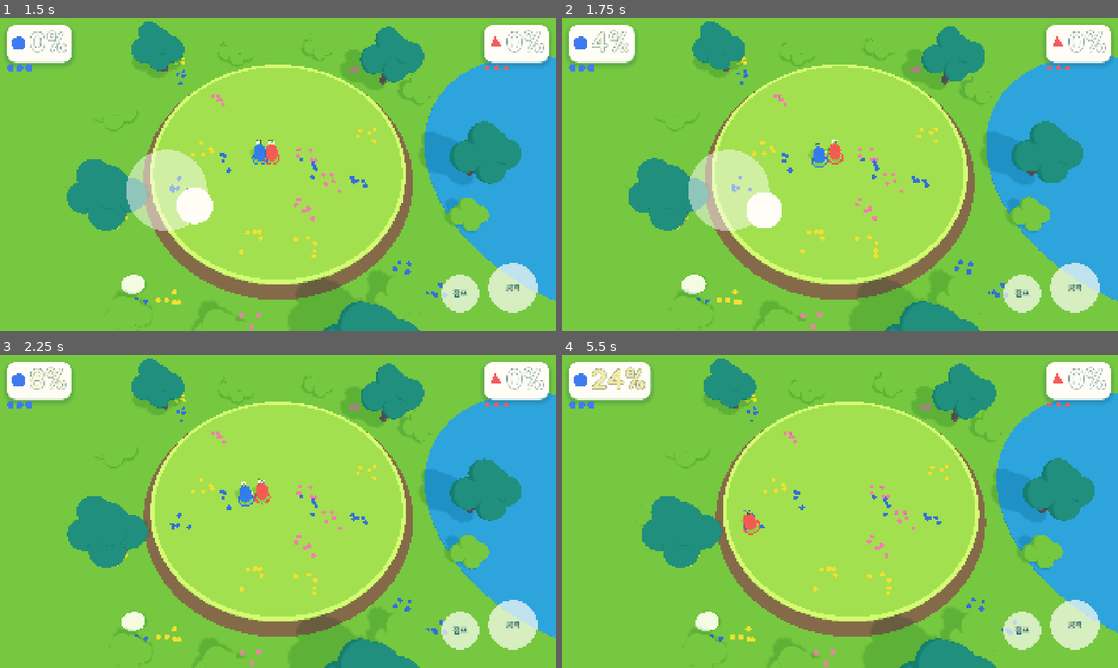
Above: before the commit, frames 1-4 (two rows, left to right).
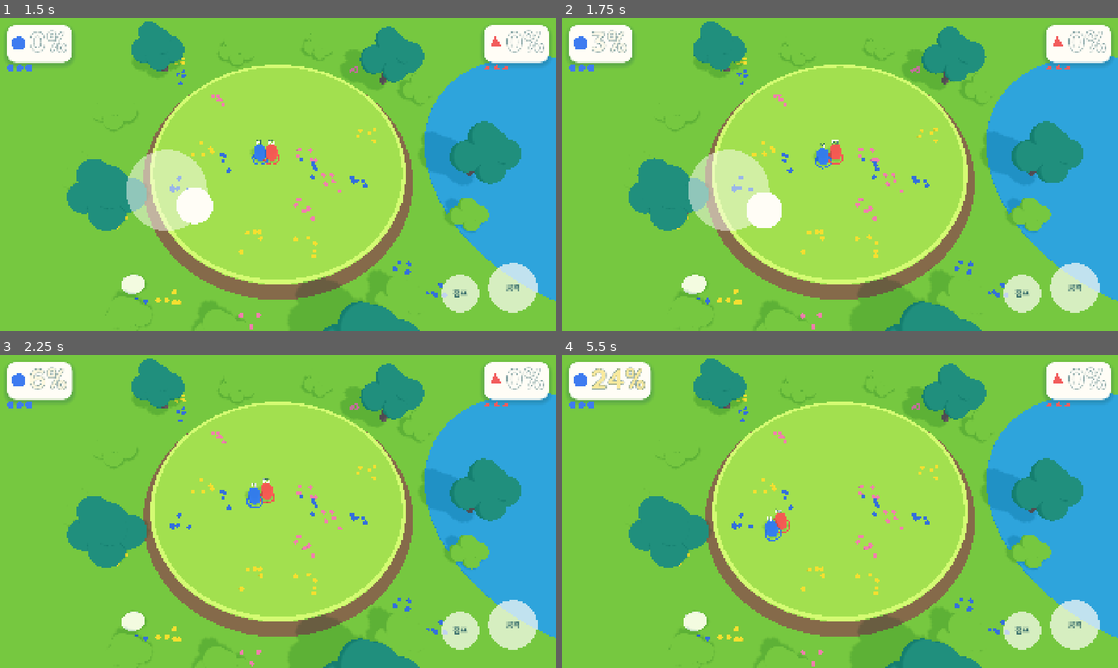
Above: after the commit, the same moments.

Repository: UICHEOL-HWANG/TheBrawlGuys
Game: Godot game, scene res://src/main/main.tscn
The game is run twice, just before and just after one commit, with the same random seed, the same clock (stepped at 60 frames per second) and the same inputs.
Inputs (mouse positions are in pixels of both pictures, inside the frame that each line leads up to):
- Up to frame 1 (1.5 s): tap Enter (ui_accept) at 0.5 s; move the mouse to (400, 158) at 0.52 s; hold D (p1_right) 0.53-1.25 s; tap U (p1_grab) at 0.6 s; click (400, 158) at 0.67 s; tap Space (p1_jump) at 0.77 s; drag from (166, 190) to (250, 237) at 1.27 s
- Up to frame 2 (1.75 s): no input
- Up to frame 3 (2.25 s): move the mouse to (333, 442) at 2.02 s; hold D (p1_right) from 2.03 s (still down); tap K (p1_heavy) at 2.1 s
- Up to frame 4 (5.5 s): release D (p1_right) at 2.75 s; drag from (812, 574) to (673, 464) at 2.77 s; move the mouse to (1006, 558) at 3.52 s; hold A (p1_left) 3.53-4.25 s; hold Shift 3.53-4.25 s; tap Space (p1_jump) at 3.77 s; drag from (673, 464) to (756, 433) at 4.27 s; move the mouse to (867, 511) at 5.02 s; hold S (p1_down) from 5.03 s (still down); tap Ctrl at 5.1 s; click (867, 511) at 5.17 s

Frame 1 is identical in both runs. In frame 2, 1.0% of the frame differs, in the area x 5-93%, y 1-100%; in frame 3, 0.8%; in frame 4, 14%, in the area x 12-100%, y 1-100%.

Commit message:
feat: add three-hit light combo with input buffer
GOLDEN_HASH regenerated: a single light press is now a link hit (context E1).

Co-Authored-By: Claude Sonnet 5.5 <noreply@anthropic.com>

Diff:
--- a/src/debug/feel_scenario.gd
+++ b/src/debug/feel_scenario.gd
@@ -1,8 +1,9 @@
 class_name FeelScenario
 extends RefCounted
-## The Phase 1 feel check (PRD §1.1 "과장된 넉백"): a target standing halfway between the
-## arena center and edge takes one light attack at the given damage %. Shared by the
-## regression test and scripts/tune_knockback.gd so both measure the same thing.
+## The feel check (PRD §1.1 "과장된 넉백"): a target standing halfway between the arena center
+## and edge takes the full three-hit light combo starting at the given damage % (context E1:
+## hits 1-2 are links, hit 3 is the Phase 1 light attack). Shared by the regression test and
+## scripts/tune_knockback.gd so both measure the same thing.
 
 const TARGET_DISTANCE_RATIO := 0.5
 const MAX_TICKS := 600
@@ -17,12 +18,16 @@
 	var attacker := w.fighters[0]
 	attacker.pos = target.pos - Vector3(ATTACKER_GAP, 0, 0)
 	attacker.facing = Vector3(1, 0, 0)
-	var swing: Array[InputFrame] = [InputFrame.make(0, 0, false, true), InputFrame.neutral()]
-	w.tick(swing)
-	var idle: Array[InputFrame] = [InputFrame.neutral(), InputFrame.neutral()]
-	for i: int in MAX_TICKS:
-		w.tick(idle)
+	for t: int in MAX_TICKS:
+		var inputs: Array[InputFrame] = [InputFrame.make(0, 0, false, combo_press(t, attacker)), InputFrame.neutral()]
+		w.tick(inputs)
 		for e: Dictionary in w.state_view()["events"]:
 			if e["type"] == "ringout" and int(e["id"]) == 1:
 				return true
 	return false
+
+
+## Presses light on the first tick and on every tick of a chainable hit, so the combo runs to
+## the finisher and stops there.
+static func combo_press(t: int, attacker: Fighter) -> bool:
+	return t == 0 or (attacker.state == Fighter.State.ATTACK and AttackSet.is_light_chainable(attacker.attack_kind))
--- a/src/debug/ringout_demo.gd
+++ b/src/debug/ringout_demo.gd
@@ -1,6 +1,6 @@
 extends "res://src/main/main.gd"
-## Phase 1 evidence scene: the bot stands at 100% halfway to the edge and the player lands one
-## light attack at tick 60. Used for the ring-out video and key frames (PHASES Phase 1).
+## Phase 1/2 evidence scene: the bot stands at 100% halfway to the edge and the player runs the
+## three-hit light combo from tick 60 (context E1). Used for the ring-out video and key frames.
 
 const DEMO_DAMAGE := 100.0
 const SWING_TICK := 60
@@ -19,6 +19,8 @@
 
 
 func _gather_inputs() -> Array[InputFrame]:
-	var swing := get_world().tick_count == SWING_TICK
-	var inputs: Array[InputFrame] = [InputFrame.make(0, 0, false, swing), InputFrame.neutral()]
+	var w := get_world()
+	var t := w.tick_count - SWING_TICK
+	var press := t >= 0 and FeelScenario.combo_press(t, w.fighters[LOCAL_PLAYER])
+	var inputs: Array[InputFrame] = [InputFrame.make(0, 0, false, press), InputFrame.neutral()]
 	return inputs
--- /dev/null
+++ b/src/sim/actions.gd
@@ -0,0 +1,48 @@
+class_name Actions
+extends RefCounted
+## Control-state transitions (PRD §4.3): what a fighter that can act starts this tick and how a
+## running attack advances. Motion owns physics and calls into here. Later tasks add heavy
+## charge, guard, grab and bat swings to try_start.
+
+
+## Returns true when the fighter started an action this tick (movement is then skipped).
+static func try_start(f: Fighter, input: InputFrame, _config: GameConfig) -> bool:
+	if input.light:
+		start_attack(f, AttackSet.Kind.LIGHT_1)
+		return true
+	return false
+
+
+static func start_attack(f: Fighter, kind: int) -> void:
+	f.set_state(Fighter.State.ATTACK)
+	f.state_ticks = 0
+	f.attack_kind = kind
+	f.attack_ticks = 0
+	f.combo_queued = false
+	f.charge_mul = 1.0
+	f.hit_ids.clear()
+	if f.on_ground:
+		stop_horizontal(f)
+
+
+## One tick of a running attack. A light press while at most combo_buffer_ticks remain queues
+## the next light hit, which starts on the tick this one ends (context E2).
+static func step_attack(f: Fighter, input: InputFrame, config: GameConfig, attacks: AttackSet) -> void:
+	var attack := attacks.get_attack(f.attack_kind)
+	f.attack_ticks += 1
+	if f.on_ground:
+		stop_horizontal(f)
+	var left := attack.total_ticks() - f.attack_ticks
+	if input.light and AttackSet.is_light_chainable(f.attack_kind) and left <= config.combo_buffer_ticks:
+		f.combo_queued = true
+	if left > 0:
+		return
+	if f.combo_queued:
+		start_attack(f, f.attack_kind + 1)
+		return
+	f.set_state(Fighter.State.IDLE if f.on_ground else Fighter.State.AIR)
+
+
+static func stop_horizontal(f: Fighter) -> void:
+	f.vel.x = 0.0
+	f.vel.z = 0.0
--- a/src/sim/combat.gd
+++ b/src/sim/combat.gd
@@ -23,10 +23,13 @@
 	return attacker.pos + attacker.facing * attack.hitbox_forward + Vector3.UP * attack.hitbox_up
 
 
-static func resolve(fighters: Array[Fighter], attack: AttackData, config: GameConfig) -> Array[Dictionary]:
+static func resolve(fighters: Array[Fighter], attacks: AttackSet, config: GameConfig) -> Array[Dictionary]:
 	var events: Array[Dictionary] = []
 	for attacker: Fighter in fighters:
-		if attacker.state != Fighter.State.ATTACK or not attack.is_active(attacker.attack_ticks):
+		if attacker.state != Fighter.State.ATTACK or attacker.attack_kind == AttackSet.Kind.GRAB:
+			continue
+		var attack := attacks.get_attack(attacker.attack_kind)
+		if not attack.is_active(attacker.attack_ticks):
 			continue
 		var center := hitbox_center(attacker, attack)
 		var yaw := Collision.yaw_of(attacker.facing)
@@ -49,7 +52,7 @@
 	target.vel = launch_velocity(attacker.facing, attack, kb)
 	if target.vel.y > 0.0:
 		target.on_ground = false
-	target.hitstun_ticks = hitstun_ticks(kb, config)
+	target.hitstun_ticks = maxi(hitstun_ticks(kb, config), attack.min_hitstun_ticks)
 	target.attack_ticks = 0
 	target.hit_ids.clear()
 	target.set_state(Fighter.State.HITSTUN)
@@ -57,5 +60,5 @@
 	attacker.hitstop_ticks = attack.hitstop_ticks
 	return {
 		"type": "hit", "attacker": attacker.id, "target": target.id, "pos": at,
-		"knockback": kb, "hitstop_ticks": attack.hitstop_ticks,
+		"knockback": kb, "hitstop_ticks": attack.hitstop_ticks, "attack_kind": attacker.attack_kind,
 	}
--- a/src/sim/motion.gd
+++ b/src/sim/motion.gd
@@ -8,7 +8,7 @@
 const LAND_TOLERANCE := 0.05
 
 
-static func step(f: Fighter, input: InputFrame, config: GameConfig, attack: AttackData) -> void:
+static func step(f: Fighter, input: InputFrame, config: GameConfig, attacks: AttackSet) -> void:
 	if not f.is_alive():
 		return
 	if f.hitstop_ticks > 0:
@@ -20,9 +20,10 @@
 		Fighter.State.HITSTUN:
 			_step_hitstun(f, config)
 		Fighter.State.ATTACK:
-			_step_attack(f, attack)
+			Actions.step_attack(f, input, config, attacks)
 		_:
-			_step_control(f, input, config)
+			if not Actions.try_start(f, input, config):
+				_step_control(f, input, config)
 	_integrate(f, config)
 	f.state_ticks += 1
 
@@ -40,14 +41,6 @@
 
 
 static func _step_control(f: Fighter, input: InputFrame, config: GameConfig) -> void:
-	if input.light:
-		f.set_state(Fighter.State.ATTACK)
-		f.attack_ticks = 0
-		f.hit_ids.clear()
-		if f.on_ground:
-			f.vel.x = 0.0
-			f.vel.z = 0.0
-		return
 	var dir := Vector3(input.move_x, 0.0, input.move_z)
 	if dir.length() > 1.0:
 		dir = dir.normalized()
@@ -73,15 +66,6 @@
 		f.set_state(Fighter.State.MOVE)
 	else:
 		f.set_state(Fighter.State.IDLE)
-
-
-static func _step_attack(f: Fighter, attack: AttackData) -> void:
-	f.attack_ticks += 1
-	if f.on_ground:
-		f.vel.x = 0.0
-		f.vel.z = 0.0
-	if f.attack_ticks >= attack.total_ticks():
-		f.set_state(Fighter.State.IDLE if f.on_ground else Fighter.State.AIR)
 
 
 static func _step_hitstun(f: Fighter, config: GameConfig) -> void:
--- a/src/sim/world.gd
+++ b/src/sim/world.gd
@@ -31,12 +31,12 @@
 func tick(inputs: Array[InputFrame]) -> void:
 	_events = []
 	if not match_over:
-		var attack := AttackData.light_from(config)
+		var attacks := AttackSet.from_config(config)
 		for f: Fighter in fighters:
 			var input: InputFrame = inputs[f.id] if f.id < inputs.size() else InputFrame.neutral()
-			Motion.step(f, input, config, attack)
+			Motion.step(f, input, config, attacks)
 		Motion.separate(fighters, config)
-		_events.append_array(Combat.resolve(fighters, attack, config))
+		_events.append_array(Combat.resolve(fighters, attacks, config))
 		_events.append_array(Rules.apply(fighters, config))
 		var result := Rules.winner(fighters)
 		if result != Rules.ONGOING:
--- a/tests/replay/test_replay.gd
+++ b/tests/replay/test_replay.gd
@@ -7,7 +7,7 @@
 const SEED := 7
 const TICKS := 600
 const HALF := 300
-const GOLDEN_HASH := 1348917570
+const GOLDEN_HASH := 3432945736
 
 
 static func _script_input(player: int, t: int) -> InputFrame:
--- /dev/null
+++ b/tests/unit/test_actions.gd
@@ -0,0 +1,93 @@
+extends GutTest
+## Light combo (context E1, E2): link, link, finisher; a press inside the buffer chains.
+
+
+func _inputs(p1: InputFrame, p2: InputFrame = null) -> Array[InputFrame]:
+	var a: Array[InputFrame] = [p1, p2 if p2 != null else InputFrame.neutral()]
+	return a
+
+
+func _light() -> InputFrame:
+	return InputFrame.make(0, 0, false, true)
+
+
+## P2 stands 1.0 m in front of P1, inside the light hitbox.
+func _adjacent_world() -> World:
+	var w := World.new(GameConfig.new(), 1)
+	w.fighters[1].pos = w.fighters[0].pos + Vector3(1.0, 0, 0)
+	w.fighters[0].facing = Vector3(1, 0, 0)
+	return w
+
+
+func _total(c: GameConfig) -> int:
+	return c.light_startup_ticks + c.light_active_ticks + c.light_recovery_ticks
+
+
+## Ticks P1 through its current attack (no target nearby, so no hitstop) pressing light exactly
+## when `remaining` ticks of the attack are left, then idles until the attack would end.
+func _press_with_remaining(w: World, remaining: int) -> void:
+	var total := _total(w.config)
+	for t: int in range(1, total + 1):
+		var left := total - t
+		w.tick(_inputs(_light() if left == remaining else InputFrame.neutral()))
+
+
+func test_single_press_is_one_link_hit() -> void:
+	var w := World.new(GameConfig.new(), 1)
+	w.tick(_inputs(_light()))
+	assert_eq(w.fighters[0].state, Fighter.State.ATTACK)
+	assert_eq(w.fighters[0].attack_kind, AttackSet.Kind.LIGHT_1)
+
+
+func test_press_inside_buffer_chains_second_hit() -> void:
+	var w := World.new(GameConfig.new(), 1)
+	w.tick(_inputs(_light()))
+	_press_with_remaining(w, w.config.combo_buffer_ticks)
+	assert_eq(w.fighters[0].state, Fighter.State.ATTACK)
+	assert_eq(w.fighters[0].attack_kind, AttackSet.Kind.LIGHT_2, "a press with exactly buffer ticks left chains")
+	assert_eq(w.fighters[0].attack_ticks, 0, "the next hit starts on the tick the first one ends")
+
+
+func test_press_outside_buffer_is_dropped() -> void:
+	var w := World.new(GameConfig.new(), 1)
+	w.tick(_inputs(_light()))
+	_press_with_remaining(w, w.config.combo_buffer_ticks + 1)
+	assert_eq(w.fighters[0].state, Fighter.State.IDLE, "an early press does not queue the next hit")
+
+
+func test_third_hit_does_not_chain_further() -> void:
+	var w := World.new(GameConfig.new(), 1)
+	w.tick(_inputs(_light()))
+	_press_with_remaining(w, 0)
+	assert_eq(w.fighters[0].attack_kind, AttackSet.Kind.LIGHT_2)
+	_press_with_remaining(w, 0)
+	assert_eq(w.fighters[0].attack_kind, AttackSet.Kind.LIGHT_3)
+	_press_with_remaining(w, 0)
+	assert_eq(w.fighters[0].state, Fighter.State.IDLE, "after the finisher the combo resets")
+
+
+func test_link_hit_keeps_target_close_and_stunned() -> void:
+	var w := _adjacent_world()
+	w.tick(_inputs(_light()))
+	for i: int in w.config.light_startup_ticks + 1:
+		w.tick(_inputs(InputFrame.neutral()))
+	var target := w.fighters[1]
+	assert_eq(target.state, Fighter.State.HITSTUN)
+	assert_eq(target.damage, w.config.light_link_damage)
+	assert_gte(target.hitstun_ticks, w.config.light_link_hitstun_ticks, "hitstun floor from the link hit")
+	assert_eq(target.vel.y, 0.0, "link hits are flat (launch angle 0)")
+
+
+func test_full_combo_lands_three_hits() -> void:
+	var w := _adjacent_world()
+	var hits := 0
+	for t: int in 120:
+		var attacker := w.fighters[0]
+		var mashing := t == 0 or (attacker.state == Fighter.State.ATTACK and AttackSet.is_light_chainable(attacker.attack_kind))
+		w.tick(_inputs(_light() if mashing else InputFrame.neutral()))
+		for e: Dictionary in w.state_view()["events"]:
+			if e["type"] == "hit":
+				hits += 1
+	var c := w.config
+	assert_eq(hits, 3, "link, link, finisher all connect from 0%")
+	assert_eq(w.fighters[1].damage, c.light_link_damage * 2.0 + c.light_damage)
--- a/tests/unit/test_combat.gd
+++ b/tests/unit/test_combat.gd
@@ -45,11 +45,12 @@
 	assert_eq(v.z, 0.0)
 
 
-func test_light_hits_after_startup_and_applies_damage() -> void:
+func test_first_light_is_a_link_hit_after_startup() -> void:
 	var w := _adjacent_world()
 	_swing_until_hit(w)
 	var target := w.fighters[1]
-	assert_eq(target.damage, 4.0)
+	var link := AttackSet.from_config(w.config).get_attack(AttackSet.Kind.LIGHT_1)
+	assert_eq(target.damage, w.config.light_link_damage)
 	assert_eq(target.state, Fighter.State.HITSTUN)
 	var events: Array = w.state_view()["events"]
 	assert_eq(events.size(), 1)
@@ -57,7 +58,8 @@
 	assert_eq(e["type"], "hit")
 	assert_eq(e["attacker"], 0)
 	assert_eq(e["target"], 1)
-	assert_almost_eq(e["knockback"], Combat.knockback(AttackData.light_from(w.config), 4.0, w.config), 0.0001)
+	assert_eq(e["attack_kind"], AttackSet.Kind.LIGHT_1)
+	assert_almost_eq(e["knockback"], Combat.knockback(link, w.config.light_link_damage, w.config), 0.0001)
 
 
 func test_hitstop_freezes_both_then_target_flies() -> void:
@@ -74,7 +76,6 @@
 	assert_eq(w.fighters[1].pos, p2_at_hit, "target frozen during hitstop")
 	w.tick(_inputs(InputFrame.neutral()))
 	assert_gt(w.fighters[1].pos.x, p2_at_hit.x, "knocked away along attacker facing")
-	assert_gt(w.fighters[1].pos.y, p2_at_hit.y, "launched upward")
 
 
 func test_hitstun_ignores_movement_input() -> void:
@@ -92,7 +93,7 @@
 	_swing_until_hit(w)
 	for i: int in 20:
 		w.tick(_inputs(InputFrame.neutral()))
-	assert_eq(w.fighters[1].damage, 4.0)
+	assert_eq(w.fighters[1].damage, w.config.light_link_damage)
 
 
 func test_invulnerable_target_is_not_hit() -> void:
--- a/tests/unit/test_ringout_feel.gd
+++ b/tests/unit/test_ringout_feel.gd
@@ -3,7 +3,7 @@
 
 func test_strong_hit_at_100_percent_rings_out() -> void:
 	assert_true(FeelScenario.rings_out(GameConfig.new(), 100.0),
-			"PHASES Phase 1: at 100%+ one light attack must send the target out")
+			"PHASES Phase 1 (context E1): at 100%+ the light combo finisher must send the target out")
 
 
 func test_same_hit_at_0_percent_stays_on_stage() -> void:
Not shown, added: src/sim/actions.gd.uid
Not shown, added: tests/unit/test_actions.gd.uid
